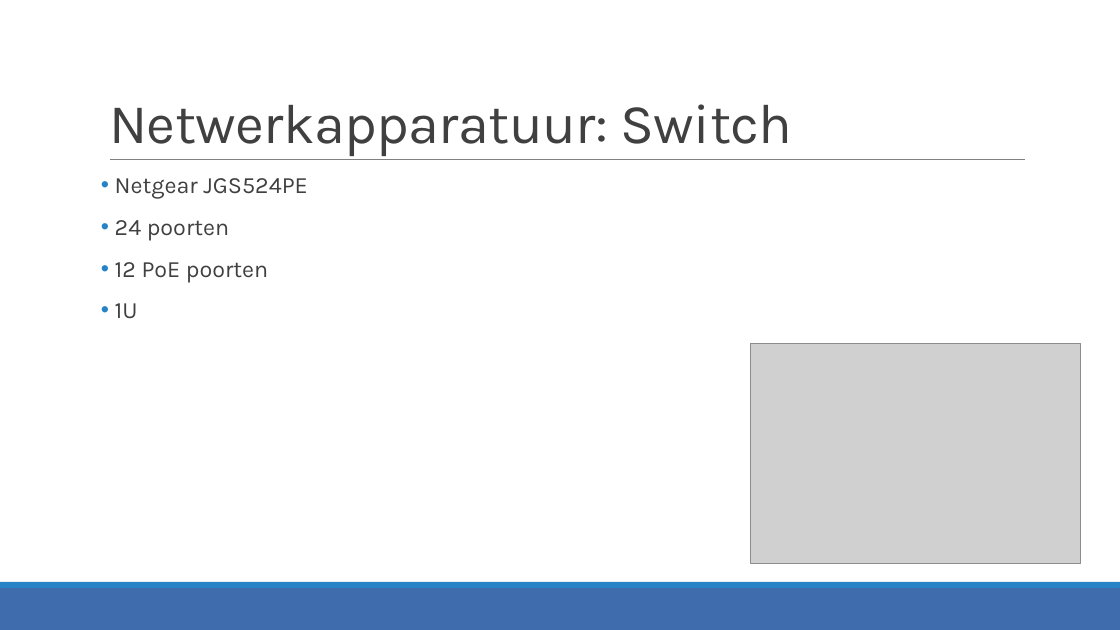
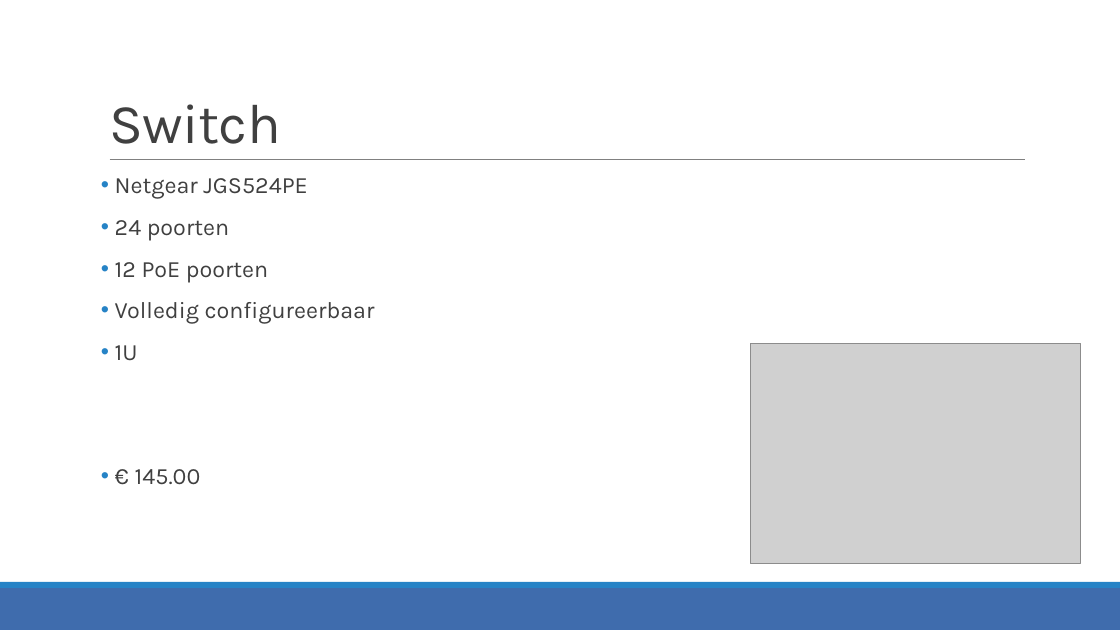
Before and after one commit to JensVL/projecten2, a slide deck: slide 8 of opdracht03/G24/Voorstelling G24.pptx (slide 5 before the commit). Drawn at 1120x630 pixels with LibreOffice and Linux fonts; fonts in the diff are those of the drawing; grey boxes stand for pictures. Boxes give left, top, right and bottom in pixels: in the first picture for what was removed or moved away, otherwise in the second. Text is boxed around its words. In the diff, an @@ line names an element or a change of style, - is before the commit and + after.

Commit message:
Edit modem + add budget config g24

```diff
--- a/opdracht03/G24/Voorstelling G24.pptx
+++ b/opdracht03/G24/Voorstelling G24.pptx
@@ title at <box>109,104,281,144</box>: text changed @@
-Netwerkapparatuur: Switch
+Switch
@@ text at <box>115,302,375,323</box>: paragraph added @@
+• Volledig configureerbaar
@@ text at <box>135,469,201,485</box>: paragraph added @@
+• € 145.00
```
Also in this commit, not shown: 5 other slides changed, 7 slides added, 2 other files.
